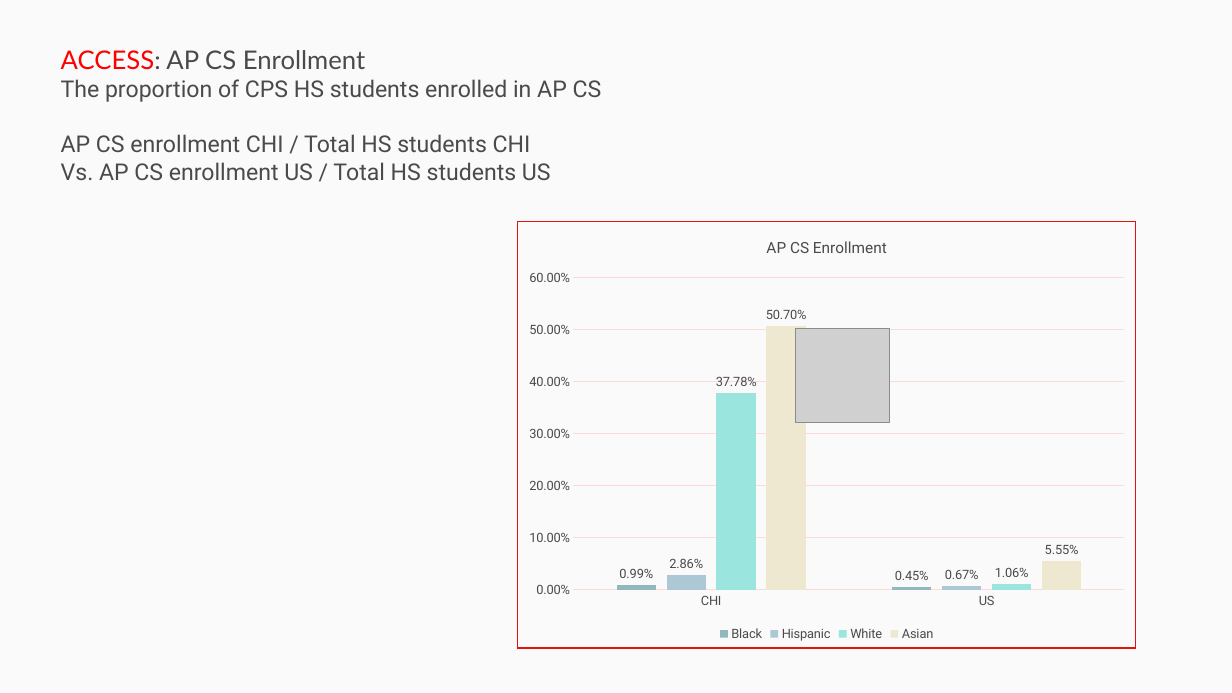
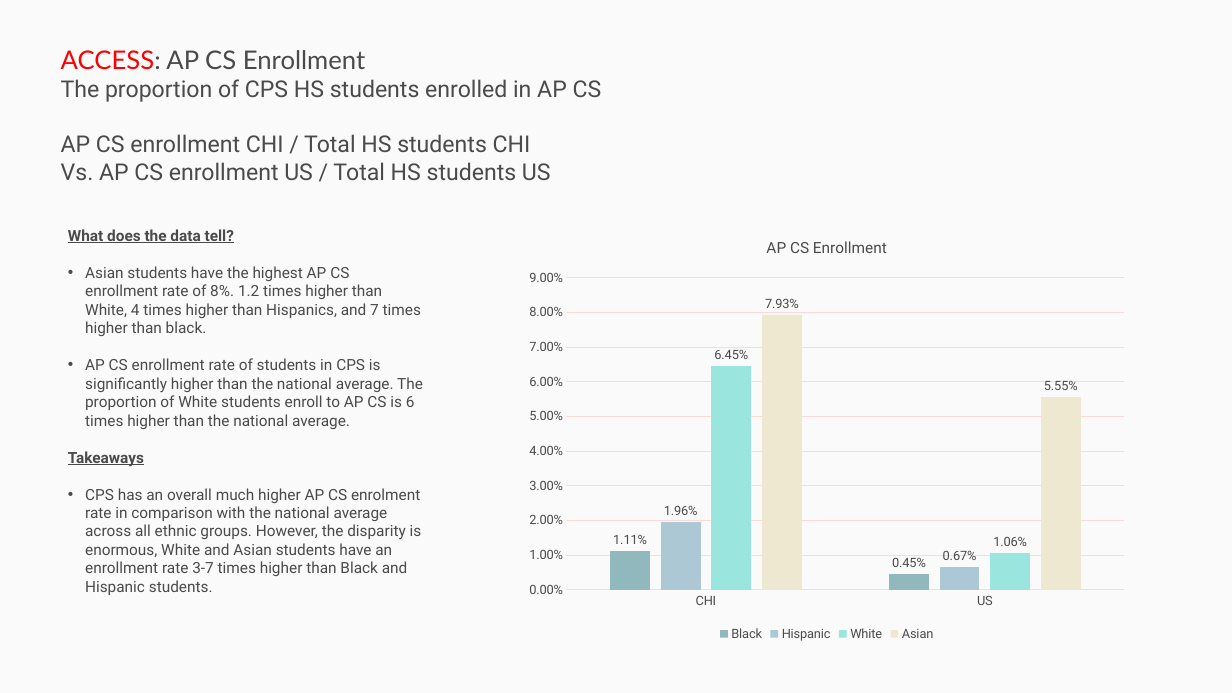
Before and after one commit to p33chicago/P33-DEI-dashboard-project, a slide deck: slide 16 of docs/Deep diving plots.pptx (slide 17 before the commit). Drawn at 1232x693 pixels with LibreOffice and Linux fonts; fonts in the diff are those of the drawing; grey boxes stand for pictures. Boxes give left, top, right and bottom in pixels: in the first picture for what was removed or moved away, otherwise in the second. Text is boxed around its words. In the diff, an @@ line names an element or a change of style, - is before the commit and + after.

```diff
--- a/docs/Deep diving plots.pptx
+++ b/docs/Deep diving plots.pptx
@@ rectangle removed at (0,0,1232,693) @@
@@ text added at (68,229,423,595), 12 pt, text #4A4A4A @@
+What does the data tell?
+• Asian students have the highest AP CS enrollment rate of 8%. 1.2 times higher than White, 4 times higher than Hispanics, and 7 times higher than black.
+• AP CS enrollment rate of students in CPS is significantly higher than the national average. The proportion of White students enroll to AP CS is 6 times higher than the national average.
+Takeaways
+• CPS has an overall much higher AP CS enrolment rate in comparison with the national average across all ethnic groups. However, the disparity is enormous, White and Asian students have an enrollment rate 3-7 times higher than Black and Hispanic students.
@@ column chart at (517,221,1137,645) @@
@@ Black, CHI: 0.0099 to 0.0111 @@
@@ Hispanic, CHI: 0.0286 to 0.0196 @@
@@ White, CHI: 0.3778 to 0.0645 @@
@@ Asian, CHI: 0.507 to 0.0793 @@
@@ rectangle removed at (518,222,1135,649) @@
@@ picture removed at (796,328,890,422) @@
```
Also in this commit, not shown: 4 other slides changed, 1 slide removed.
